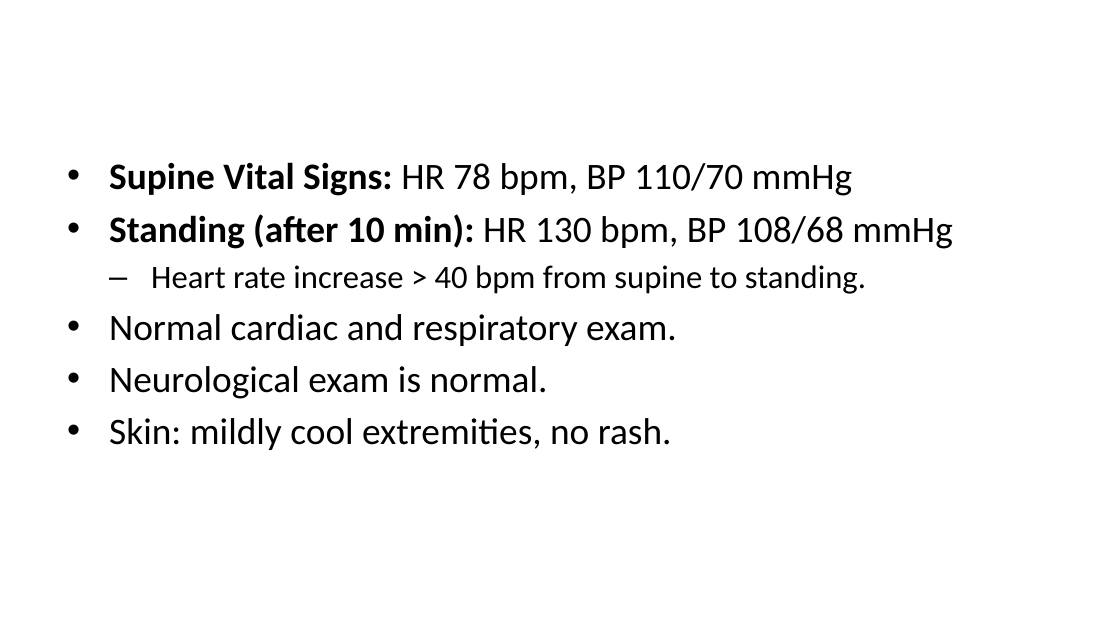
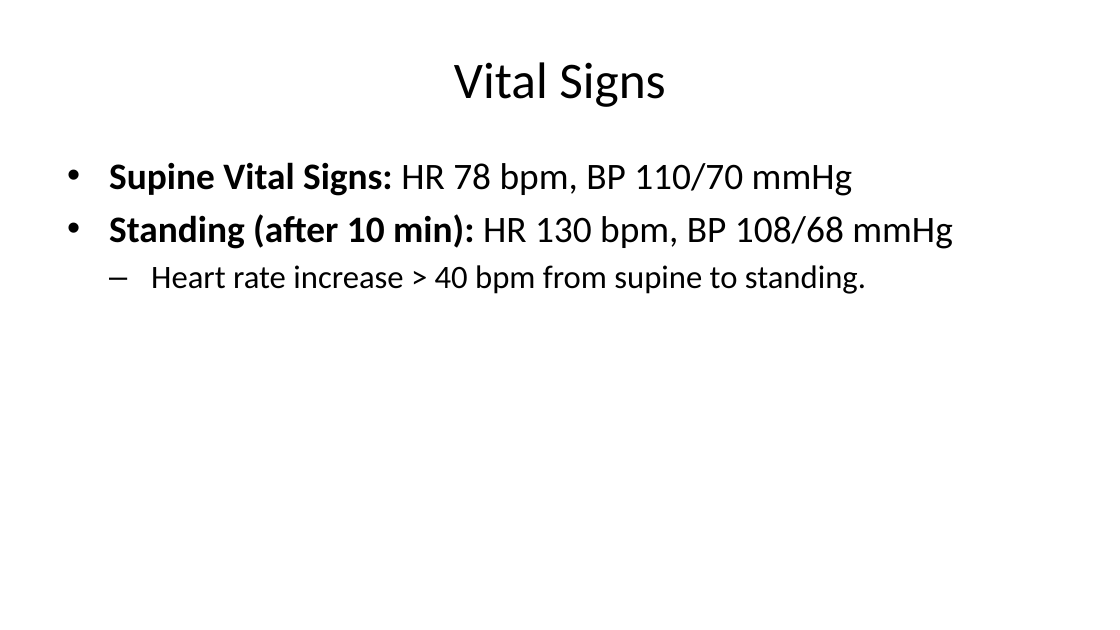
Before and after one commit to lricher7329/lricher7329.github.io, a slide deck: slide 15 of docs/cases/pots.pptx (slide 5 before the commit). Drawn at 1120x630 pixels with LibreOffice and Linux fonts; fonts in the diff are those of the drawing. Boxes give left, top, right and bottom in pixels: in the first picture for what was removed or moved away, otherwise in the second. Text is boxed around its words. In the diff, an @@ line names an element or a change of style, - is before the commit and + after.

```diff
--- a/docs/cases/pots.pptx
+++ b/docs/cases/pots.pptx
@@ title added at (454,62,665,107), 33 pt, text #000000 @@
+Vital Signs
@@ text at (109,314,677,450): paragraphs removed @@
-• Normal cardiac and respiratory exam.
-• Neurological exam is normal.
-• Skin: mildly cool extremities, no rash.
```
Also in this commit, not shown: 3 other slides changed, 19 slides added, 10 other files.
